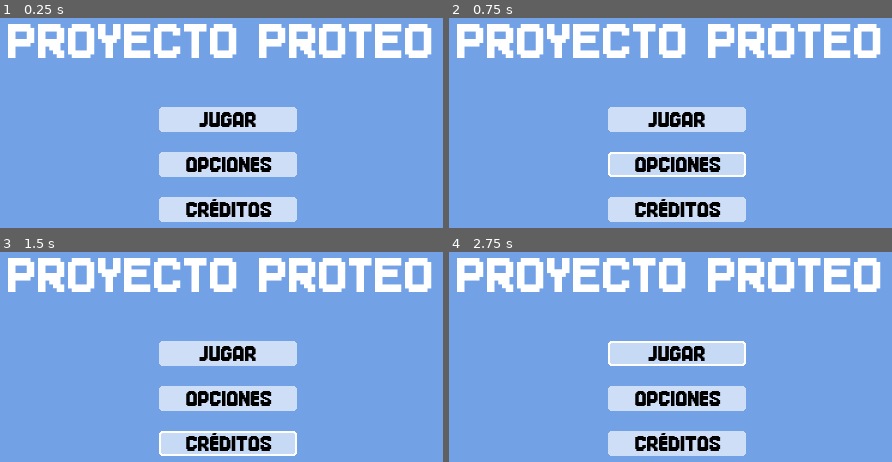
Above: before the commit, frames 1-4 (two rows, left to right).
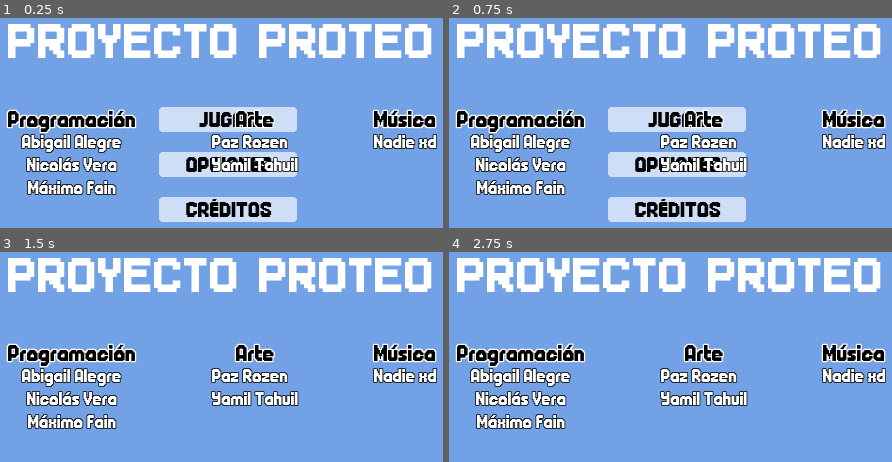
Above: after the commit, the same moments.

Repository: TheMaxcraft1/MarDelJam2023_ProyectoProteo
Game: Godot game, scene res://Scenes/MainMenu.tscn
The game is run twice, just before and just after one commit, with the same random seed, the same clock (stepped at 60 frames per second) and the same inputs. The project has no main scene, so this scene is started directly.
Inputs (mouse positions are in pixels of both pictures, inside the frame that each line leads up to):
- Up to frame 1 (0.25 s): no input
- Up to frame 2 (0.75 s): click (674, 165) at 0.5 s
- Up to frame 3 (1.5 s): click (225, 443) at 1.25 s
- Up to frame 4 (2.75 s): click (674, 352) at 2.02 s

The runs differ from the first frame. In frame 1, 10% of the frame differs, in the area x 1-99%, y 43-85%; in frame 2, 11%; in frame 3, 20%; in frame 4, 20%, in the area x 1-99%, y 42-98%.

Commit message:
Creditos added

Diff:
--- /dev/null
+++ b/Scenes/MainMenu.gd
@@ -0,0 +1,16 @@
+extends Node2D
+
+
+# Called when the node enters the scene tree for the first time.
+func _ready():
+	pass # Replace with function body.
+
+
+# Called every frame. 'delta' is the elapsed time since the previous frame.
+func _process(delta):
+	pass
+
+
+func _on_creditos_button_pressed():
+	$MainContainer.set_visible(false)
+	$CreditosContainer.set_visible(true)
--- a/Scenes/MainMenu.tscn
+++ b/Scenes/MainMenu.tscn
@@ -1,28 +1,32 @@
-[gd_scene load_steps=11 format=3 uid="uid://dqebi8as86bda"]
+[gd_scene load_steps=13 format=3 uid="uid://dqebi8as86bda"]
 
 [ext_resource type="FontFile" uid="uid://bldwkf231s5jw" path="res://Fonts/superstar_memesbruh03.ttf" id="1_4ho5x"]
-[ext_resource type="Texture2D" uid="uid://45a1u32eybi4" path="res://Buttons/boton normal JUGAR.png" id="2_r1dlf"]
-[ext_resource type="Texture2D" uid="uid://rberqcnkygm2" path="res://Buttons/boton pressed JUGAR.png" id="3_5x7qx"]
-[ext_resource type="Texture2D" uid="uid://d1wx7k7nbfvun" path="res://Buttons/boton hover JUGAR.png" id="4_i5gwx"]
-[ext_resource type="Texture2D" uid="uid://cmvrko0b0cmhb" path="res://Buttons/boton normal OPCIONES.png" id="5_uccc0"]
-[ext_resource type="Texture2D" uid="uid://c8pu0a5esjx3o" path="res://Buttons/boton normal CREDITOS.png" id="6_sbloh"]
-[ext_resource type="Texture2D" uid="uid://cp4y6d68qg2s4" path="res://Buttons/boton pressed opciones.png" id="6_yeyg6"]
-[ext_resource type="Texture2D" uid="uid://bbp7vkvl5vy0f" path="res://Buttons/boton hover OPCIONES.png" id="7_1dp1n"]
-[ext_resource type="Texture2D" uid="uid://cw8td121gfnwq" path="res://Buttons/boton pressed CREDITOS.png" id="7_spc0j"]
-[ext_resource type="Texture2D" uid="uid://4vtabhad8e2y" path="res://Buttons/boton hover CREDITOS.png" id="8_las66"]
+[ext_resource type="Script" path="res://Scenes/MainMenu.gd" id="1_tr7ho"]
+[ext_resource type="Texture2D" uid="uid://45a1u32eybi4" path="res://Sprites/Buttons/boton normal JUGAR.png" id="2_3jbxu"]
+[ext_resource type="Texture2D" uid="uid://rberqcnkygm2" path="res://Sprites/Buttons/boton pressed JUGAR.png" id="3_cth7v"]
+[ext_resource type="Texture2D" uid="uid://d1wx7k7nbfvun" path="res://Sprites/Buttons/boton hover JUGAR.png" id="4_kkn05"]
+[ext_resource type="Texture2D" uid="uid://cmvrko0b0cmhb" path="res://Sprites/Buttons/boton normal OPCIONES.png" id="5_rryje"]
+[ext_resource type="Texture2D" uid="uid://cp4y6d68qg2s4" path="res://Sprites/Buttons/boton pressed opciones.png" id="6_73lpx"]
+[ext_resource type="Texture2D" uid="uid://bbp7vkvl5vy0f" path="res://Sprites/Buttons/boton hover OPCIONES.png" id="7_b2tkr"]
+[ext_resource type="Texture2D" uid="uid://c8pu0a5esjx3o" path="res://Sprites/Buttons/boton normal CREDITOS.png" id="8_i1wxb"]
+[ext_resource type="Texture2D" uid="uid://cw8td121gfnwq" path="res://Sprites/Buttons/boton pressed CREDITOS.png" id="9_6ix8t"]
+[ext_resource type="Texture2D" uid="uid://4vtabhad8e2y" path="res://Sprites/Buttons/boton hover CREDITOS.png" id="10_p75ct"]
+[ext_resource type="FontFile" uid="uid://n3kkexxycn7y" path="res://Fonts/Big_Apple_3PM.ttf" id="12_o3qwu"]
 
 [node name="MainMenu" type="Node2D"]
+script = ExtResource("1_tr7ho")
 
 [node name="ColorRect" type="ColorRect" parent="."]
 offset_right = 480.0
 offset_bottom = 272.0
 color = Color(0.447059, 0.631373, 0.898039, 1)
 
-[node name="MarginContainer" type="MarginContainer" parent="."]
+[node name="TituloContainer" type="MarginContainer" parent="."]
 offset_right = 469.0
 offset_bottom = 128.0
 
-[node name="Label" type="Label" parent="MarginContainer"]
+[node name="Label" type="Label" parent="TituloContainer"]
+texture_filter = 1
 layout_mode = 2
 size_flags_vertical = 1
 theme_override_fonts/font = ExtResource("1_4ho5x")
@@ -31,35 +35,113 @@
 horizontal_alignment = 1
 vertical_alignment = 1
 
-[node name="MarginContainer2" type="MarginContainer" parent="."]
+[node name="MainContainer" type="MarginContainer" parent="."]
 offset_top = 128.0
 offset_right = 480.0
 offset_bottom = 273.0
 
-[node name="VBoxContainer" type="VBoxContainer" parent="MarginContainer2"]
+[node name="VBoxContainer" type="VBoxContainer" parent="MainContainer"]
 layout_mode = 2
 theme_override_constants/separation = 20
 
-[node name="JugarButton" type="TextureButton" parent="MarginContainer2/VBoxContainer"]
+[node name="JugarButton" type="TextureButton" parent="MainContainer/VBoxContainer"]
 texture_filter = 1
 layout_mode = 2
 size_flags_horizontal = 4
-texture_normal = ExtResource("2_r1dlf")
-texture_pressed = ExtResource("3_5x7qx")
-texture_hover = ExtResource("4_i5gwx")
+texture_normal = ExtResource("2_3jbxu")
+texture_pressed = ExtResource("3_cth7v")
+texture_hover = ExtResource("4_kkn05")
 
-[node name="OpcionesButton" type="TextureButton" parent="MarginContainer2/VBoxContainer"]
+[node name="OpcionesButton" type="TextureButton" parent="MainContainer/VBoxContainer"]
 texture_filter = 1
 layout_mode = 2
 size_flags_horizontal = 4
-texture_normal = ExtResource("5_uccc0")
-texture_pressed = ExtResource("6_yeyg6")
-texture_hover = ExtResource("7_1dp1n")
+texture_normal = ExtResource("5_rryje")
+texture_pressed = ExtResource("6_73lpx")
+texture_hover = ExtResource("7_b2tkr")
 
-[node name="CreditosButton" type="TextureButton" parent="MarginContainer2/VBoxContainer"]
+[node name="CreditosButton" type="TextureButton" parent="MainContainer/VBoxContainer"]
 texture_filter = 1
 layout_mode = 2
 size_flags_horizontal = 4
-texture_normal = ExtResource("6_sbloh")
-texture_pressed = ExtResource("7_spc0j")
-texture_hover = ExtResource("8_las66")
+texture_normal = ExtResource("8_i1wxb")
+texture_pressed = ExtResource("9_6ix8t")
+texture_hover = ExtResource("10_p75ct")
+
+[node name="CreditosContainer" type="MarginContainer" parent="."]
+offset_top = 128.0
+offset_right = 480.0
+offset_bottom = 225.0
+theme_override_constants/margin_left = 20
+theme_override_constants/margin_right = 0
+
+[node name="GridContainer" type="GridContainer" parent="CreditosContainer"]
+layout_mode = 2
+theme_override_constants/h_separation = 75
+theme_override_constants/v_separation = 0
+columns = 3
+
+[node name="ProgramacionLabel" type="Label" parent="CreditosContainer/GridContainer"]
+layout_mode = 2
+theme_override_colors/font_color = Color(0, 0, 0, 1)
+theme_override_colors/font_outline_color = Color(1, 1, 1, 1)
+theme_override_constants/outline_size = 5
+theme_override_fonts/font = ExtResource("12_o3qwu")
+theme_override_font_sizes/font_size = 20
+text = "Programación"
+horizontal_alignment = 1
+
+[node name="ArteLabel" type="Label" parent="CreditosContainer/GridContainer"]
+texture_filter = 1
+layout_mode = 2
+theme_override_colors/font_color = Color(0, 0, 0, 1)
+theme_override_colors/font_outline_color = Color(1, 1, 1, 1)
+theme_override_constants/outline_size = 5
+theme_override_fonts/font = ExtResource("12_o3qwu")
+theme_override_font_sizes/font_size = 20
+text = "Arte"
+horizontal_alignment = 1
+
+[node name="MusicaLabel" type="Label" parent="CreditosContainer/GridContainer"]
+layout_mode = 2
+theme_override_colors/font_color = Color(0, 0, 0, 1)
+theme_override_colors/font_outline_color = Color(1, 1, 1, 1)
+theme_override_constants/outline_size = 5
+theme_override_fonts/font = ExtResource("12_o3qwu")
+theme_override_font_sizes/font_size = 20
+text = "Música"
+horizontal_alignment = 1
+
+[node name="ProgramadoresLabel" type="Label" parent="CreditosContainer/GridContainer"]
+layout_mode = 2
+theme_override_colors/font_outline_color = Color(0, 0, 0, 1)
+theme_override_constants/outline_size = 3
+theme_override_fonts/font = ExtResource("12_o3qwu")
+theme_override_font_sizes/font_size = 16
+text = "Abigail Alegre
+Nicolás Vera
+Máximo Fain"
+horizontal_alignment = 1
+
+[node name="ArtistasLabel" type="Label" parent="CreditosContainer/GridContainer"]
+layout_mode = 2
+size_flags_horizontal = 4
+size_flags_vertical = 0
+theme_override_colors/font_outline_color = Color(0, 0, 0, 1)
+theme_override_constants/outline_size = 3
+theme_override_fonts/font = ExtResource("12_o3qwu")
+theme_override_font_sizes/font_size = 16
+text = "Paz Rozen
+Yamil Tahuil"
+
+[node name="MusicosLabel" type="Label" parent="CreditosContainer/GridContainer"]
+layout_mode = 2
+size_flags_horizontal = 4
+size_flags_vertical = 0
+theme_override_colors/font_outline_color = Color(0, 0, 0, 1)
+theme_override_constants/outline_size = 3
+theme_override_fonts/font = ExtResource("12_o3qwu")
+theme_override_font_sizes/font_size = 16
+text = "Nadie xd"
+
+[connection signal="pressed" from="MainContainer/VBoxContainer/CreditosButton" to="." method="_on_creditos_button_pressed"]
--- a/Scenes/WaterScene.tscn
+++ b/Scenes/WaterScene.tscn
@@ -77,7 +77,7 @@
 scale = Vector2(2, 5)
 
 [node name="Obstacle2" parent="." instance=ExtResource("6_iqf1n")]
-position = Vector2(-110, 20)
+position = Vector2(-104, 20)
 scale = Vector2(2, 5)
 
 [node name="ObstacleSpawner" type="Node2D" parent="."]
Not shown, changed: Sprites/Buttons/boton hover CREDITOS.png.import
Not shown, changed: Sprites/Buttons/boton hover JUGAR.png.import
Not shown, changed: Sprites/Buttons/boton hover OPCIONES.png.import
Not shown, changed: Sprites/Buttons/boton hover PRESSED.png.import
Not shown, changed: Sprites/Buttons/boton normal CREDITOS.png.import
Not shown, changed: Sprites/Buttons/boton normal JUGAR.png.import
Not shown, changed: Sprites/Buttons/boton normal OPCIONES.png.import
Not shown, changed: Sprites/Buttons/boton normal SALIR.png.import
Not shown, changed: Sprites/Buttons/boton pressed CREDITOS.png.import
Not shown, changed: Sprites/Buttons/boton pressed JUGAR.png.import
Not shown, changed: Sprites/Buttons/boton pressed opciones.png.import
Not shown, changed: Sprites/Buttons/boton pressed salir.png.import
